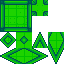
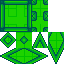
Revision of a layered 64 x 64 image; what changed, layer by layer:
added layer "Pasted Layer" above "Background" over (x1=5, y1=0, x2=48, y2=32)
